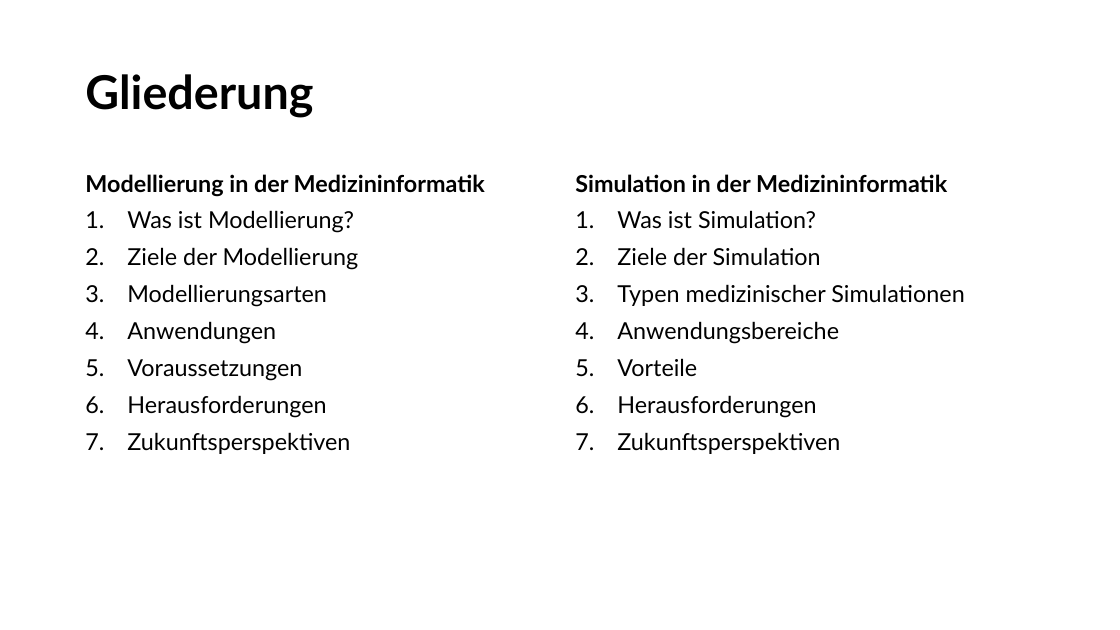
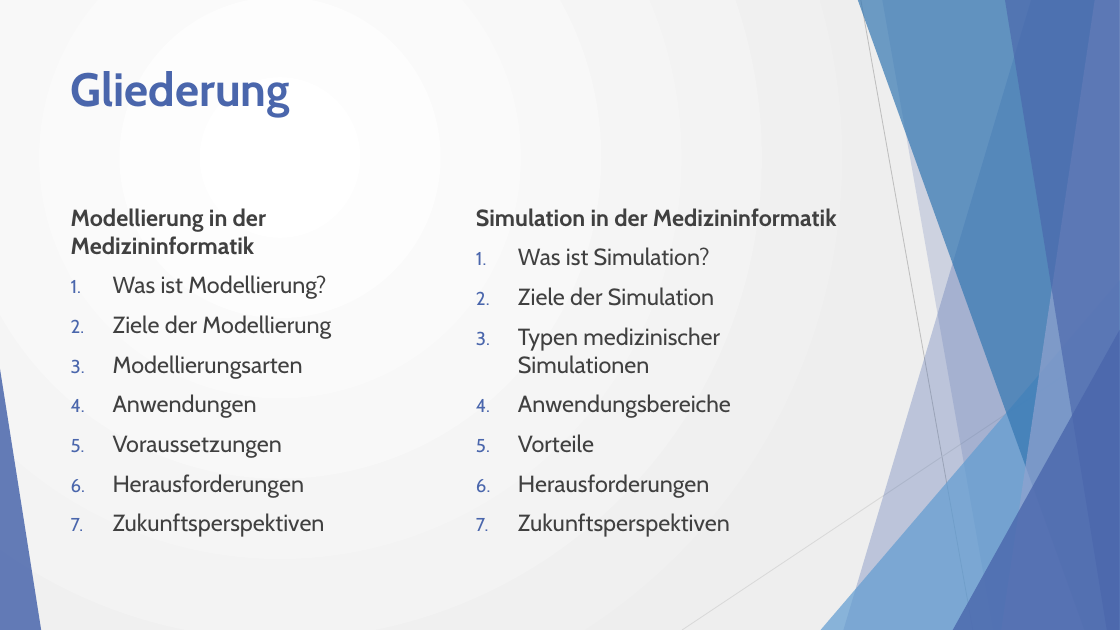
Before and after one commit to w0fl/w0fl, a slide deck: slide 2 of Simulation und Modellierung in der Medizininformatik.pptx. Drawn at 1120x630 pixels with LibreOffice and Linux fonts; fonts in the diff are those of the drawing. Boxes give left, top, right and bottom in pixels: in the first picture for what was removed or moved away, otherwise in the second. Text is boxed around its words. In the diff, an @@ line names an element or a change of style, - is before the commit and + after.

```diff
--- a/Simulation und Modellierung in der Medizininformatik.pptx
+++ b/Simulation und Modellierung in der Medizininformatik.pptx
@@ background #FFFFFF to gradient #FFFFFF to #EEEEEE @@
@@ title "Gliederung": place and size @@
-title "Gliederung" at (85,74,313,118)
+title "Gliederung" at (71,71,290,118)
@@ title "Gliederung" at (71,71,290,118): font Lato to Cabin, text colour #000000 to #4A66AC; line spacing 0.9 to 1; vertical alignment middle to top @@
@@ text "Modellierung in der Medizininformatik": place and size @@
-text "Modellierung in der Medizininformatik" at (85,174,485,454)
+text "Modellierung in der Medizininformatik" at (71,208,331,537)
@@ text "Modellierung in der Medizininformatik" at (71,208,331,537): font Lato to Cabin, text colour #000000 to #404040; line spacing 0.9 to 1 @@
@@ text "Simulation in der Medizininformatik" at (476,208,837,537): font Lato to Cabin, text colour #000000 to #404040; line spacing 0.9 to 1 @@
@@ text "Simulation in der Medizininformatik": place and size @@
-text "Simulation in der Medizininformatik" at (575,174,964,454)
+text "Simulation in der Medizininformatik" at (476,208,837,537)
@@ group added at (0,0,1120,630): 5 freeform shapes, 3 triangles, 2 lines @@
```
Also in this commit, not shown: 18 other slides changed.
